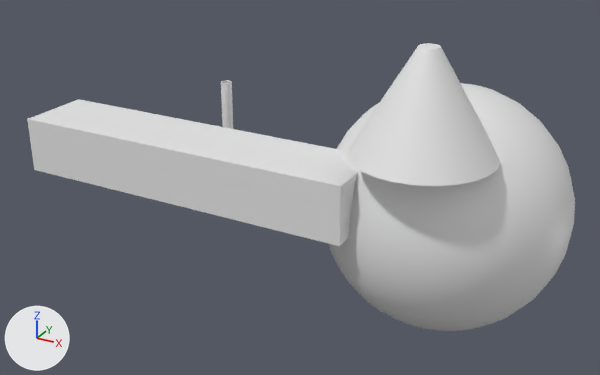
The glTF model primitives/primitives.gltf: old version first, new version second.
Before and after are seen from a 50 mm lens placed at (1.335, -1.976, 0.939), pointed at (0.298, -0.09, -0.004). Arrows for +X, +Y and +Z are at lower left; the lights stay in place. Where no turn or scale is listed for an object, it has been applied to the vertices.
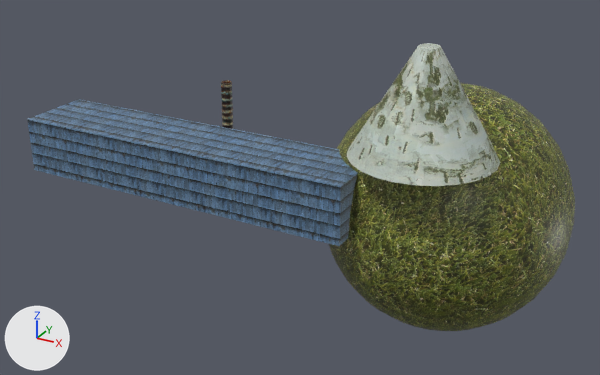
Where the change shows, as pixel boxes [x1, y1, x2, y2] in the pictures (600 x 375 px):
'Sphere001', recoloured (grey to yellow): [329, 83, 575, 331] in both
'Box001', recoloured (grey to blue): [27, 99, 358, 246] in both
'Cone001', recoloured (white to grey): [347, 43, 500, 186] in both
'Tube001', recoloured: [221, 80, 233, 129] in both

What changed in the scene script:
```text
Add img_metal_jpg:
    img_metal_jpg = load_image('metal.jpg', 'metal.jpg', 2000, 2000, 'sRGB')
Add img_bark_jpg:
    img_bark_jpg = load_image('bark.jpg', 'bark.jpg', 1038, 736, 'sRGB')
Add img_trava_jpg:
    img_trava_jpg = load_image('trava.jpg', 'trava.jpg', 1024, 1024, 'sRGB')
Add img_wood_jpg:
    img_wood_jpg = load_image('wood.jpg', 'wood.jpg', 2000, 2000, 'sRGB')
Add mat_material__89:
    mat_material__89 = principled_material('Material #89')
    mat_material__89.texture = img_metal_jpg
    mat_material__89.roughness = 0.45
Add mat_material__27:
    mat_material__27 = principled_material('Material #27')
    mat_material__27.texture = img_bark_jpg
    mat_material__27.roughness = 0.45
Add mat_material__25:
    mat_material__25 = principled_material('Material #25')
    mat_material__25.texture = img_trava_jpg
    mat_material__25.roughness = 0.45
Add mat_material__26:
    mat_material__26 = principled_material('Material #26')
    mat_material__26.texture = img_wood_jpg
    mat_material__26.roughness = 0.45
Change me_box001:
    where me_box001.from_pydata(...)  # 20 vertices, 24 faces; spans x -0.502..0.502, y -0.106..0.106, z 0.0..0.158
    add me_box001.materials.append(mat_material__26)  # picture img_wood_jpg
Change me_sphere001:
    where me_sphere001.from_pydata(...)  # 498 vertices, 958 faces; spans x -0.33..0.33, y -0.33..0.33, z -0.33..0.33
    add me_sphere001.materials.append(mat_material__25)  # picture img_trava_jpg
Change me_cone001:
    where me_cone001.from_pydata(...)  # 144 vertices, 284 faces; spans x -0.179..0.179, y -0.179..0.179, z 0.0..0.262
    add me_cone001.materials.append(mat_material__27)  # picture img_bark_jpg
Change me_tube001:
    where me_tube001.from_pydata(...)  # 216 vertices, 432 faces; spans x -0.016..0.016, y -0.016..0.016, z 0.0..0.239
    add me_tube001.materials.append(mat_material__89)  # picture img_metal_jpg
```
